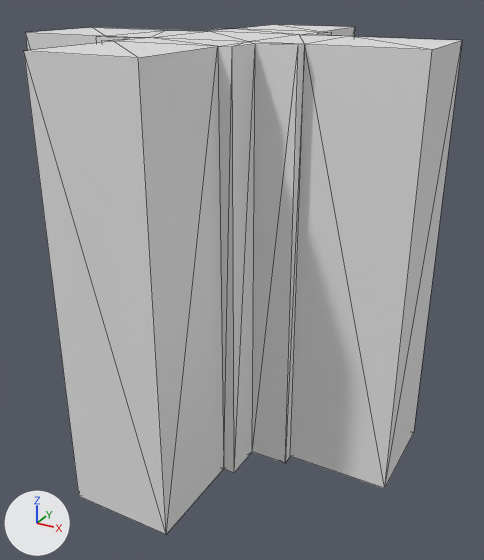
The OBJ model public/meshes/lumber_wall.obj as it was, and as the next commit left it.
Both versions are drawn from a 50 mm camera at (0.815, -1.41, 0.606) aimed at (0.05, -0.018, -0.09). The lights are fixed; the arrows at lower left show +X, +Y and +Z. The older version comes first. Mesh edges are drawn as thin lines. Where no turn or scale is listed for an object, it has been applied to the vertices. Vertices at exactly the same position are counted once.

Names of what the first picture shows: 'lumber_wall'.
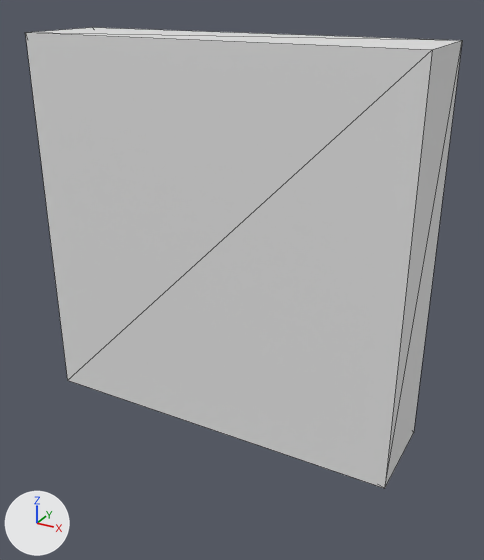
Pixel boxes (x1, y1, x2, y2) of what changed, in the pictures (484 x 560 px):
'lumber_wall', reshaped (9% shorter): before (24, 25, 462, 534); after (25, 27, 462, 488)

Patch to the scene script:
```diff
--- a/public/meshes/lumber_wall.obj.py
+++ b/public/meshes/lumber_wall.obj.py
@@ me_lumber_wall @@
 # used by ob_lumber_wall; location = (0.0, 0.0, 0.0)
-me_lumber_wall.from_pydata(...)  # 64 vertices, 124 faces; spans x -0.5..0.5, y -0.5..0.5, z -0.5..0.5
+me_lumber_wall.from_pydata(...)  # 8 vertices, 12 faces; spans x -0.5..0.5, y -0.125..0.125, z -0.5..0.5
+# me_lumber_wall part 1
+# 56 vertices are removed from x -0.25..0.25, y -0.5..0.5, z -0.5..0.5
+# 120 faces are deleted
+# 8 new faces join them
```
